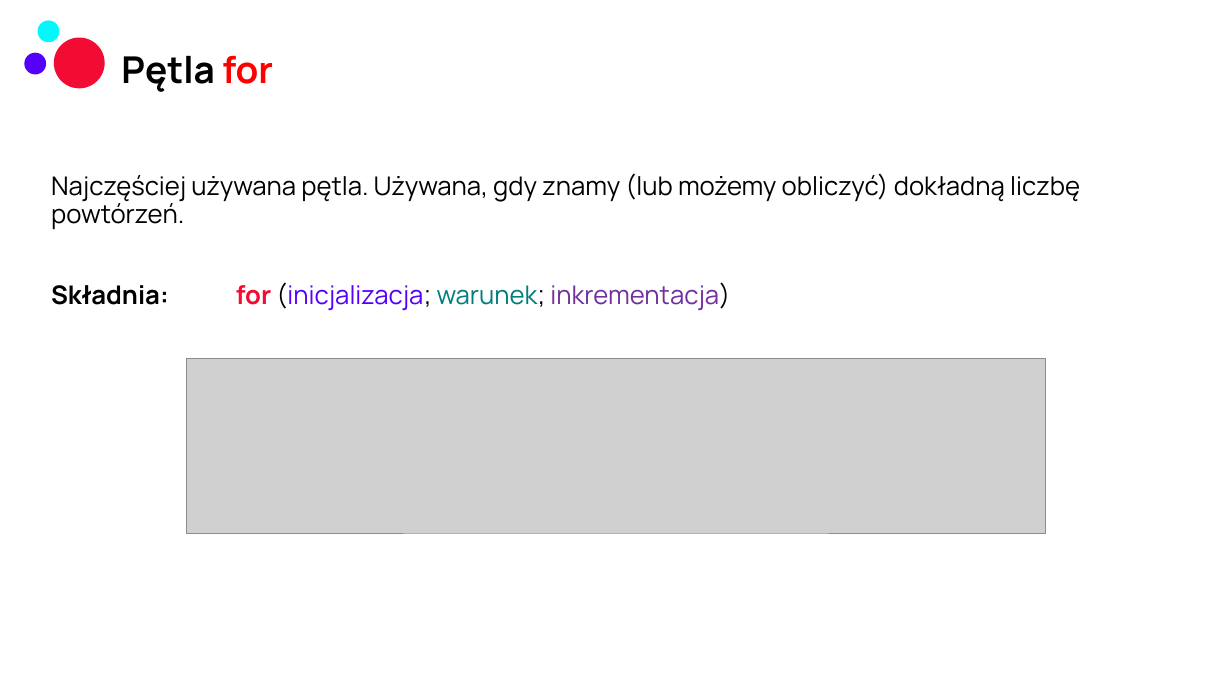
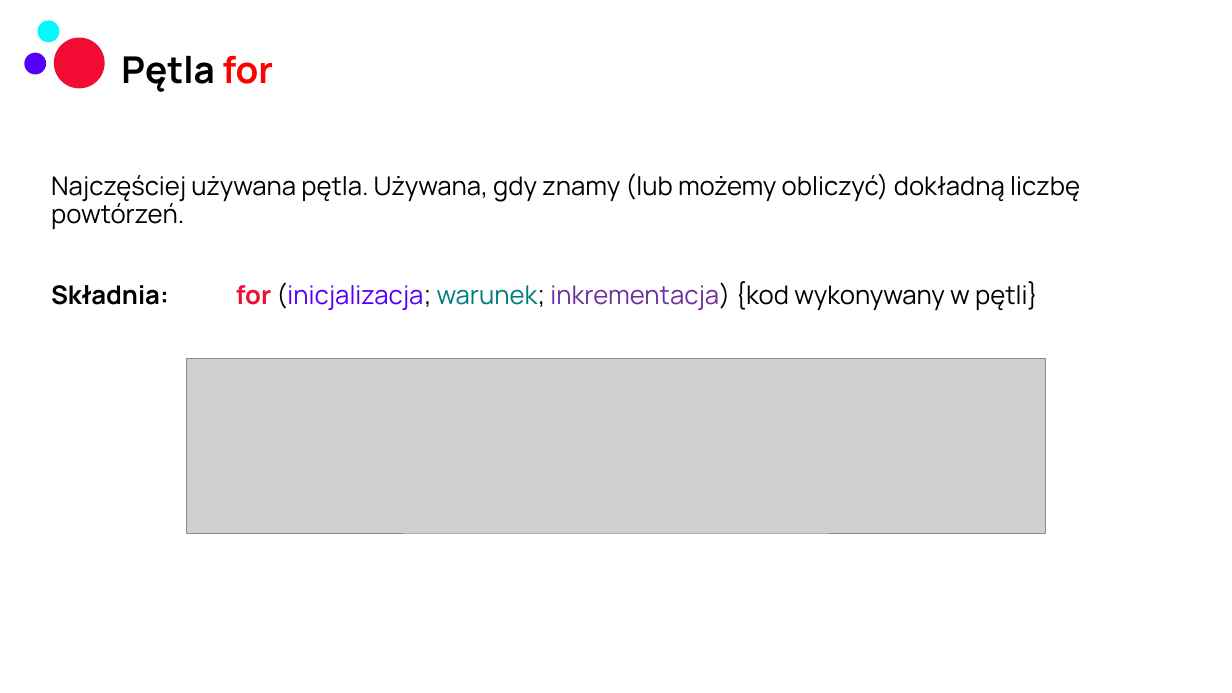
Before and after one commit to czyrski/JSTS_bnp, a slide deck: slide 33 of JavaScript i TypeScript.pptx. Drawn at 1232x693 pixels with LibreOffice and Linux fonts; fonts in the diff are those of the drawing; grey boxes stand for pictures; background and template pictures are left out. Boxes give left, top, right and bottom in pixels: in the first picture for what was removed or moved away, otherwise in the second. Text is boxed around its words. In the diff, an @@ line names an element or a change of style, - is before the commit and + after.

Commit message:
change

```diff
--- a/JavaScript i TypeScript.pptx
+++ b/JavaScript i TypeScript.pptx
@@ text at box(51, 281, 1038, 310): text changed @@
-Składnia: for (inicjalizacja; warunek; inkrementacja)
+Składnia: for (inicjalizacja; warunek; inkrementacja) {kod wykonywany w pętli}
```
Also in this commit, not shown: 3 other slides changed.
